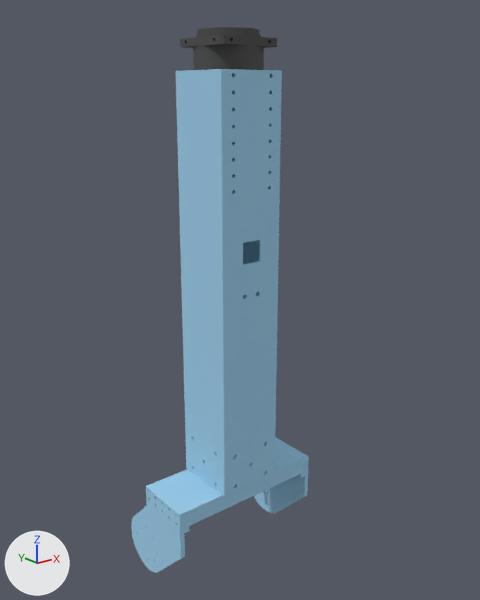
The COLLADA model manipulator_description/meshes/JeRoTIMON/id_4.dae as it was, and as the next commit left it.
Rendered twice from a 50 mm camera at (-0.338, -0.458, 0.396) aimed at (-0.005, -0.041, 0.229). Lighting does not change. The marker at lower left points along +X, +Y and +Z. Where no turn or scale is listed for an object, it has been applied to the vertices. Vertices at the same position are counted once.

The first picture shows 'Elo3', 'Frame_junta_lat_parafuso', 'Frame_junta_lat_rolamento', 'H54-200-S500-R', 'Part 1.001'.
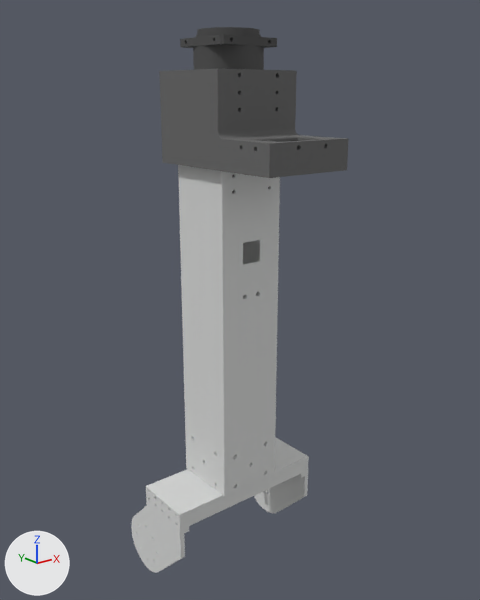
The newer file is also turned or shifted as a whole; pictures and numbers use the older file's frame.

Patch to the scene script:
```diff
--- a/manipulator_description/meshes/JeRoTIMON/id_4.dae.py
+++ b/manipulator_description/meshes/JeRoTIMON/id_4.dae.py
@@ mat_id20 @@
 mat_id20 = principled_material('ID20')
-mat_id20.base_color = (0.337, 0.624, 0.839)  # blue #9dcfec
+mat_id20.base_color = (0.0742, 0.0742, 0.0742)  # dark grey #4d4d4d
 mat_id20.roughness = 0.9
@@ mat_id29 @@
+mat_id29 = principled_material('ID29')
+mat_id29.base_color = (0.68, 0.687, 0.68)  # light grey #d7d8d7
+mat_id29.roughness = 0.9
@@ me_h54_200_s500_r @@
 me_h54_200_s500_r.from_pydata(...)  # 8351 vertices, 16730 faces; spans x -0.027..0.027, y -0.027..0.027, z -0.09..0.036
-me_h54_200_s500_r.materials.append(mat_id11)  # dark grey #4d4d4d
+me_h54_200_s500_r.materials.append(mat_id20)  # dark grey #4d4d4d
@@ me_elo3 @@
 me_elo3.from_pydata(...)  # 5379 vertices, 10978 faces; spans x -0.029..0.029, y -0.029..0.029, z 0.001..0.35
-me_elo3.materials.append(mat_id20)  # blue #9dcfec
+me_elo3.materials.append(mat_id29)  # light grey #d7d8d7
@@ me_part_1 @@
 # used by ob_part_1; location = (-0.0076, -0.0308, 0.0622)
-me_part_1.from_pydata(...)  # 2514 vertices, 5156 faces; spans x -0.027..0.027, y -0.027..0.027, z 0.0..0.04
-me_part_1.materials.append(mat_id20)  # blue #9dcfec
+me_part_1.from_pydata(...)  # 16 vertices, 28 faces; spans x -0.07..0.07, y -0.027..0.027, z -0.015..0.0
+# me_part_1 part 1: 16 vertices added at x -0.07..0.07, y -0.027..0.027, z -0.015..0.0
+me_part_1.materials.append(mat_id29)  # light grey #d7d8d7
@@ me_frame_junta_lat_rolamento @@
 me_frame_junta_lat_rolamento.from_pydata(...)  # 963 vertices, 1962 faces; spans x -0.0171..0.0, y 0.0275..0.1125, z -0.0894..0.0
-me_frame_junta_lat_rolamento.materials.append(mat_id20)  # blue #9dcfec
+me_frame_junta_lat_rolamento.materials.append(mat_id29)  # light grey #d7d8d7
@@ me_frame_junta_lat_parafuso @@
 me_frame_junta_lat_parafuso.from_pydata(...)  # 1395 vertices, 2858 faces; spans x -0.0041..0.005, y 0.0275..0.1125, z -0.0894..0.0
-me_frame_junta_lat_parafuso.materials.append(mat_id20)  # blue #9dcfec
+me_frame_junta_lat_parafuso.materials.append(mat_id29)  # light grey #d7d8d7
@@ me_suporte_cam @@
+me_suporte_cam.from_pydata(...)  # 2058 vertices, 4192 faces; spans x -0.0376..0.0376, y -0.0936..0.0376, z -0.035..0.035
+me_suporte_cam.materials.append(mat_id11)  # dark grey #4d4d4d
@@ ob_part_1_001 @@
-ob_part_1_001 = bpy.data.objects.new('Part 1.001', me_part_1_001)
-ob_part_1_001.location = (-0.0076, -0.0308, 0.0547)
@@ ob_suporte_cam @@
+ob_suporte_cam = bpy.data.objects.new('Suporte_cam', me_suporte_cam)
+ob_suporte_cam.location = (-0.0075, -0.0293, 0.3765)
```

Boxes [x1, y1, x2, y2] around the edits, measured in the pictures (480 x 600 px):
'Elo3', recoloured (blue to grey)
    both: [176, 69, 282, 496]
'Suporte_cam', added
    after: [159, 68, 348, 178]
'Part 1', recoloured (blue to grey)
    both: [150, 440, 305, 528]
'Part 1.001', deleted (blue)
    before: [150, 440, 305, 528]
'Frame_junta_lat_parafuso', recoloured (blue to grey)
    both: [131, 484, 189, 573]
'Frame_junta_lat_rolamento', recoloured (blue to grey)
    both: [254, 437, 309, 513]
part 1 of me_part_1, added
    after: [150, 440, 305, 528]
